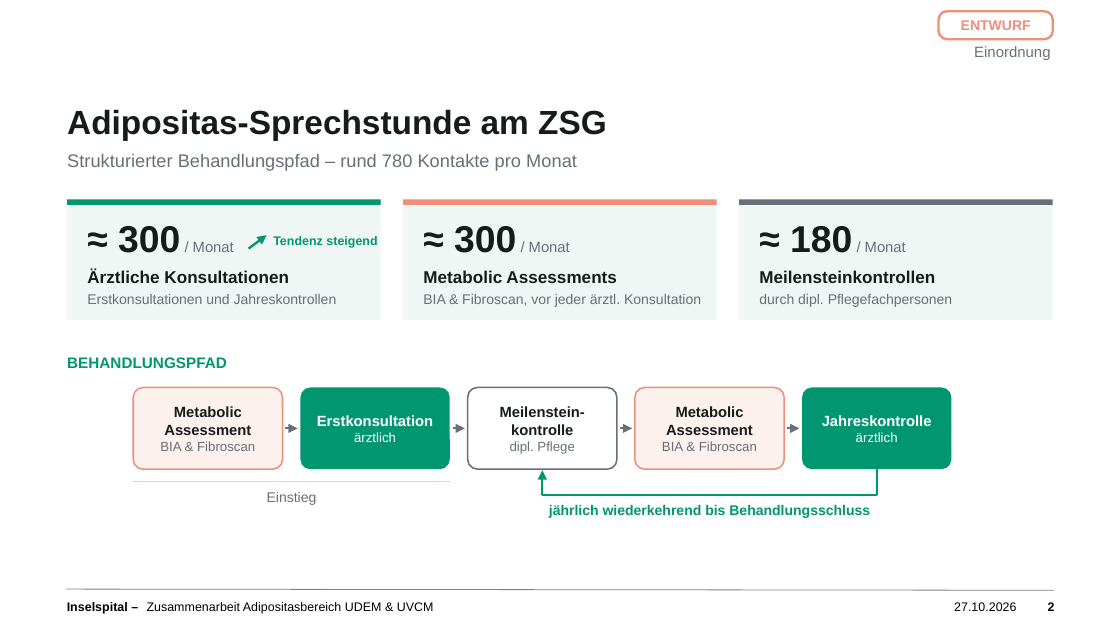
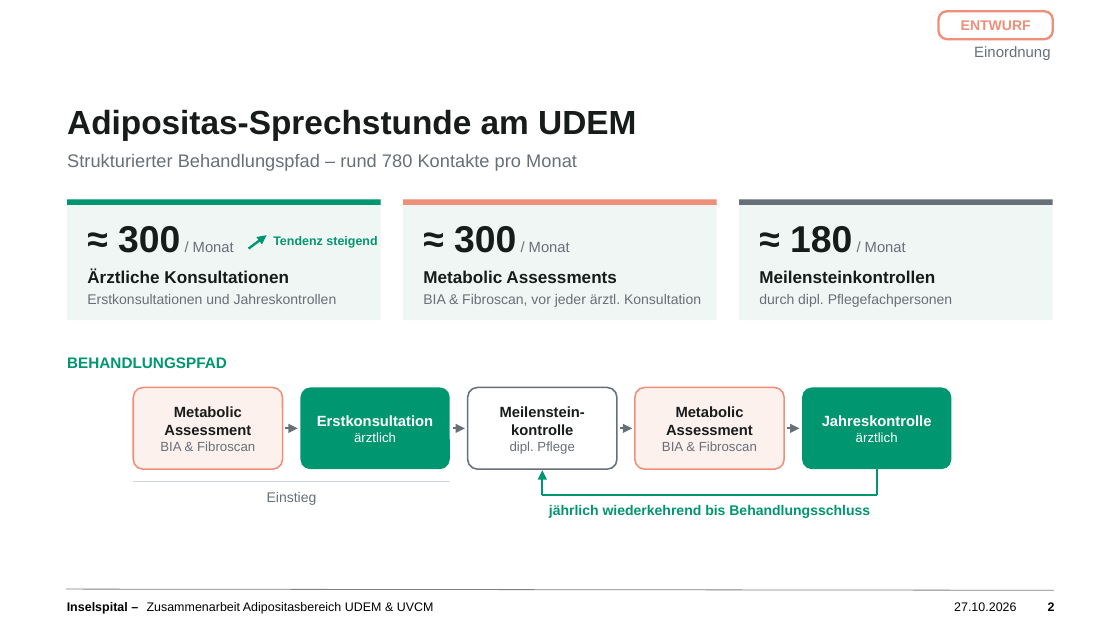
Before and after one commit to salmonplnk/Masterarbeit, a slide deck: slide 2 of praesentation/Zusammenarbeit_Adipositas_UDEM_UVCM_Entwurf.pptx. Drawn at 1120x630 pixels with LibreOffice and Linux fonts; fonts in the diff are those of the drawing; background and template pictures are left out. Boxes give left, top, right and bottom in pixels: in the first picture for what was removed or moved away, otherwise in the second. Text is boxed around its words. In the diff, an @@ line names an element or a change of style, - is before the commit and + after.

```diff
--- a/praesentation/Zusammenarbeit_Adipositas_UDEM_UVCM_Entwurf.pptx
+++ b/praesentation/Zusammenarbeit_Adipositas_UDEM_UVCM_Entwurf.pptx
@@ text at bbox=[67, 109, 636, 140]: text changed @@
-Adipositas-Sprechstunde am ZSG
+Adipositas-Sprechstunde am UDEM
```
Also in this commit, not shown: 1 other slide changed.
